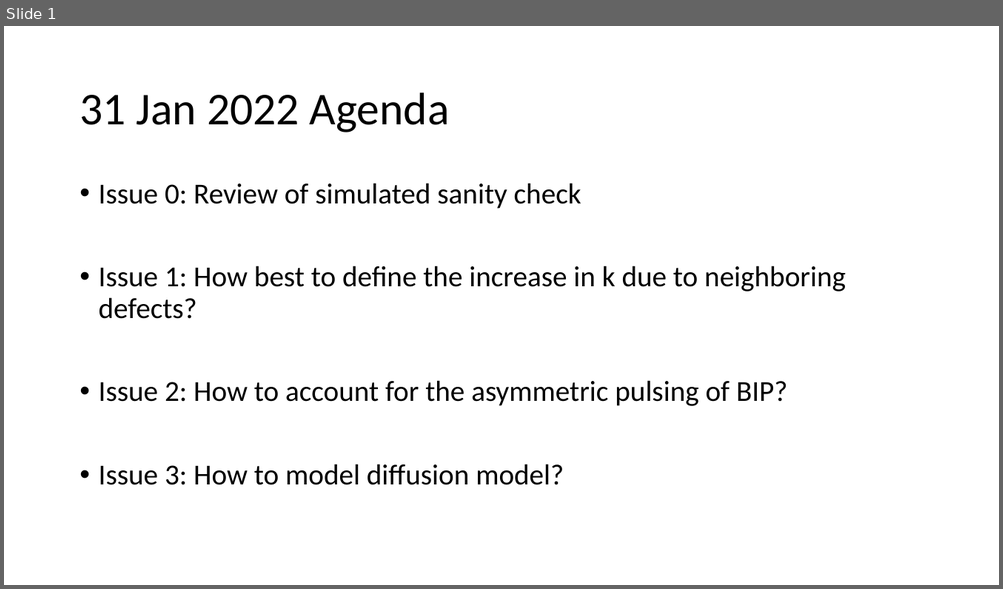
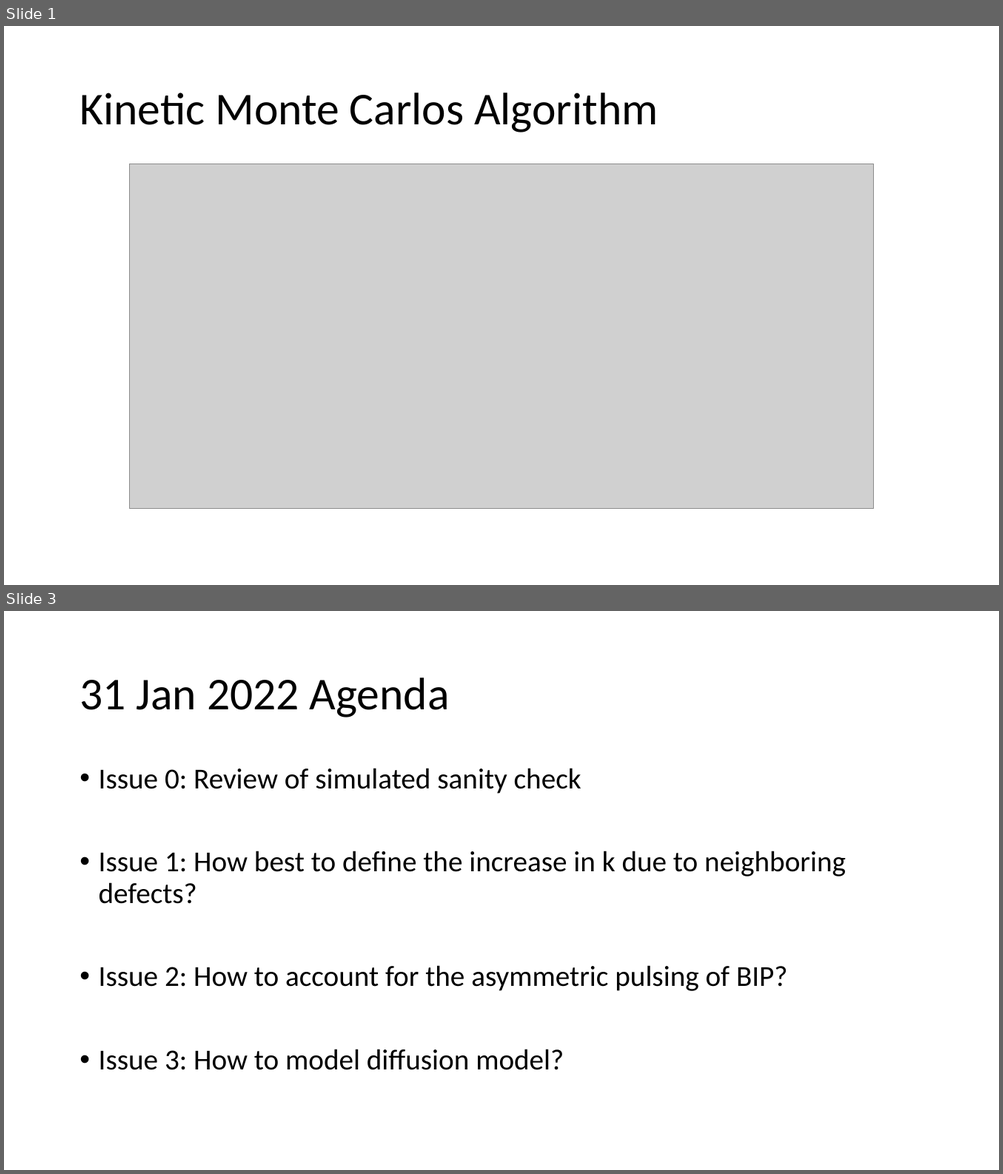
Before and after one commit to ChrisLiutx/Monte-Carlos-MgO-TDDB, a slide deck: Notes.pptx. Shown one above the other, each under a label of ours: slide 1 before the commit, slides 1 and 3 after it; the slides between them are not shown. The pictures are 1003x589 and 1003x1174 pixels, drawn with LibreOffice and Linux fonts; fonts in the diff are those of the drawing; grey boxes stand for pictures. Boxes give left, top, right and bottom in pixels: in the first picture for what was removed or moved away, otherwise in the second. Text is boxed around its words. In the diff, an @@ line names an element or a change of style, - is before the commit and + after.

```diff
--- a/Notes.pptx
+++ b/Notes.pptx
@@ slide 1 added at box(4, 26, 999, 585), background #FFFFFF @@
@@ title added at box(79, 93, 657, 133), 44 pt, text #000000 @@
+Kinetic Monte Carlos Algorithm
@@ picture added at box(129, 164, 874, 508) @@
@@ what was slide 1 is now slide 3 @@
```
Also in this commit, not shown: 6 slides changed, 2 other slides added.
